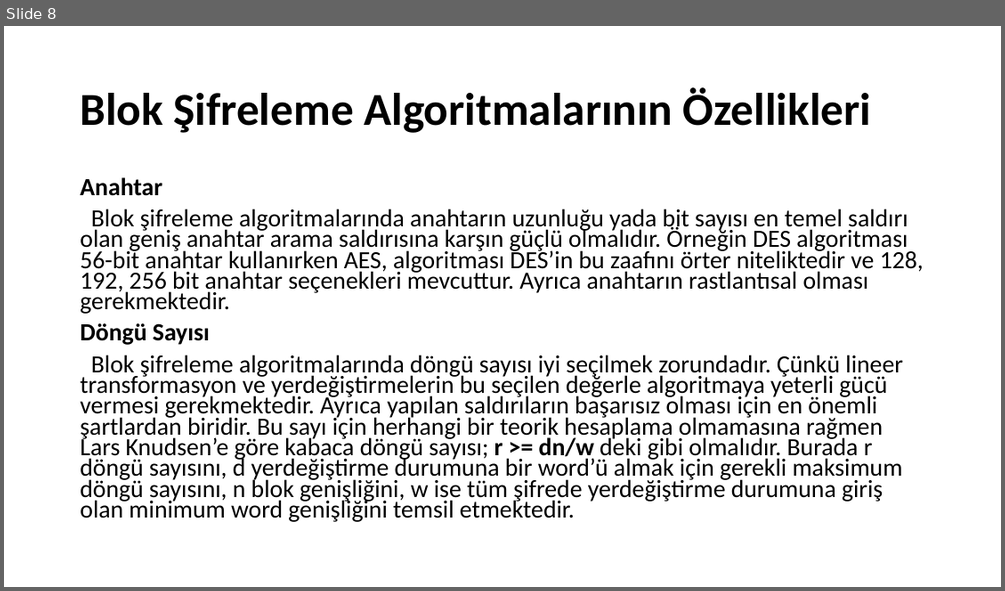
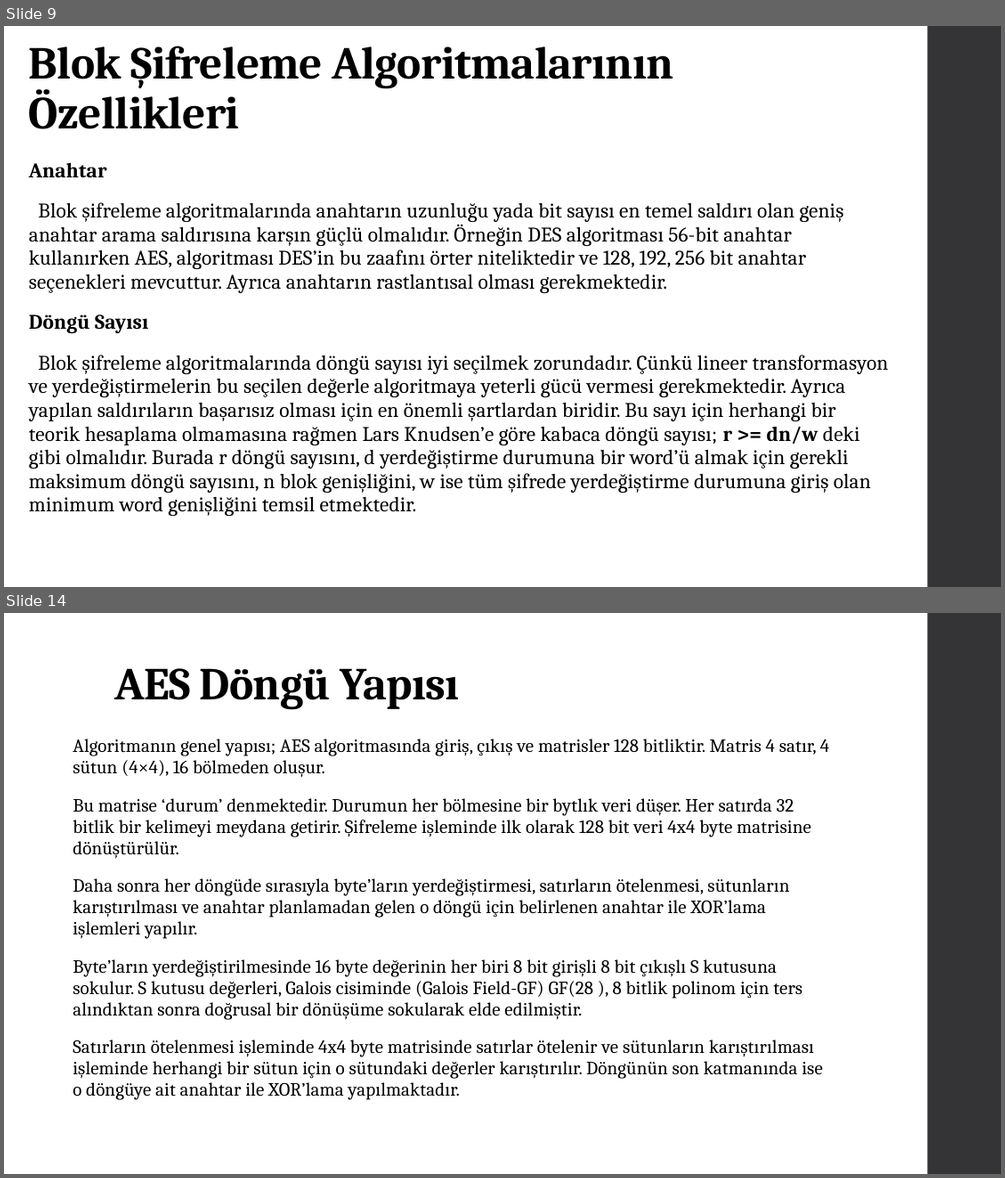
Before and after one commit to Asroyx/assay, a slide deck: sifreleme algoritma.pptx. Shown one above the other, each under a label of ours: slide 8 before the commit, slides 9 and 14 after it; the slides between them are not shown. The pictures are 1005x591 and 1005x1178 pixels, drawn with LibreOffice and Linux fonts; fonts in the diff are those of the drawing. Boxes give left, top, right and bottom in pixels: in the first picture for what was removed or moved away, otherwise in the second. Text is boxed around its words. In the diff, an @@ line names an element or a change of style, - is before the commit and + after.

```diff
--- a/sifreleme algoritma.pptx
+++ b/sifreleme algoritma.pptx
@@ slide 14 added at [4, 613, 1001, 1174], background #FFFFFF; not listed: 1 template element that a slide beside it also shows @@
@@ title added at [114, 668, 459, 710], 44 pt, text #000000, bold @@
+AES Döngü Yapısı
@@ text added at [73, 738, 829, 1100], 18 pt, text #000000 @@
+Algoritmanın genel yapısı; AES algoritmasında giriş, çıkış ve matrisler 128 bitliktir. Matris 4 satır, 4 sütun (4×4), 16 bölmeden oluşur.
+Bu matrise ‘durum’ denmektedir. Durumun her bölmesine bir bytlık veri düşer. Her satırda 32 bitlik bir kelimeyi meydana getirir. Şifreleme işleminde ilk olarak 128 bit veri 4x4 byte matrisine dönüştürülür.
+Daha sonra her döngüde sırasıyla byte’ların yerdeğiştirmesi, satırların ötelenmesi, sütunların karıştırılması ve anahtar planlamadan gelen o döngü için belirlenen anahtar ile XOR’lama işlemleri yapılır.
+Byte’ların yerdeğiştirilmesinde 16 byte değerinin her biri 8 bit girişli 8 bit çıkışlı S kutusuna sokulur. S kutusu değerleri, Galois cisiminde (Galois Field-GF) GF(28 ), 8 bitlik polinom için ters alındıktan sonra doğrusal bir dönüşüme sokularak elde edilmiştir.
+Satırların ötelenmesi işleminde 4x4 byte matrisinde satırlar ötelenir ve sütunların karıştırılması işleminde herhangi bir sütun için o sütundaki değerler karıştırılır. Döngünün son katmanında ise o döngüye ait anahtar ile XOR’lama yapılmaktadır.
@@ what was slide 8 is now slide 9 @@
@@ slide 9 changed as well @@
@@ title "Blok Şifreleme Algoritmalarının Özellikleri": place and size @@
-title "Blok Şifreleme Algoritmalarının Özellikleri" at [80, 87, 871, 133]
+title "Blok Şifreleme Algoritmalarının Özellikleri" at [29, 46, 673, 129]
@@ title "Blok Şifreleme Algoritmalarının Özellikleri" at [29, 46, 673, 129]: font Calibri to Cambria, letter spacing 0 to -0.5 pt; vertical alignment middle to bottom @@
@@ rectangle added at [928, 26, 1001, 587], fill #353537 @@
@@ text "Anahtar": place and size @@
-text "Anahtar" at [80, 177, 923, 522]
+text "Anahtar" at [29, 162, 889, 516]
@@ text "Anahtar" at [29, 162, 889, 516]: size 23.8 to 20 pt, font Calibri to Cambria, letter spacing 0 to 0.1 pt; line spacing 0.7 to 0.95; more space between paragraphs @@
```
Also in this commit, not shown: 7 other slides changed, 9 other slides added.
